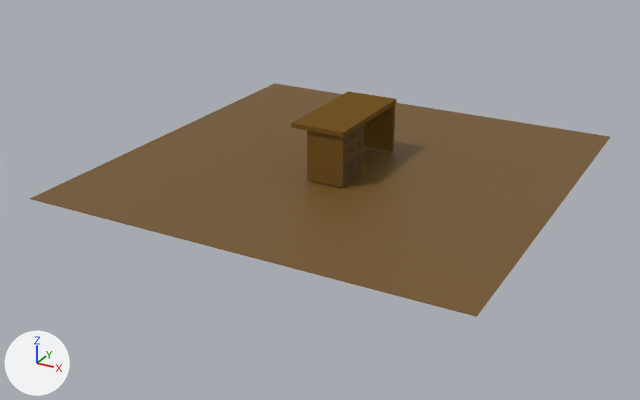
The Blender file src/assets/desk.blend as it was, and as the next commit left it.
Camera for both pictures: a 50 mm lens placed at (44.6, -87.2, 39.5), pointed at (-1.2, -4.0, -2.1). The lights are fixed; the arrows at lower left show +X, +Y and +Z.
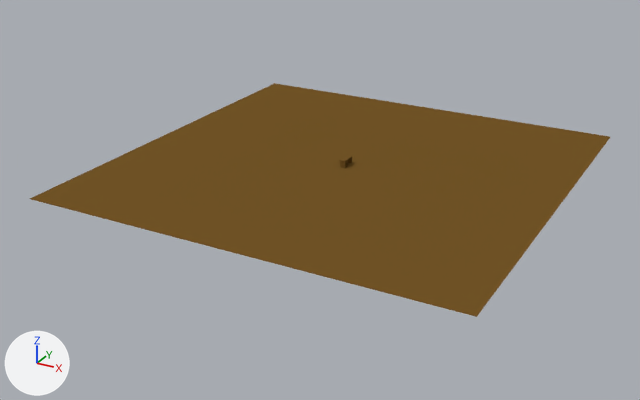
Where the change shows, as pixel boxes (x1, y1, x2, y2) in the pictures (640 x 400 px):
'Plane', surface changed: (30, 83, 610, 317) in both
'Cube', moved, rescaled (87% narrower, 86% shorter): before (291, 91, 397, 187); after (339, 155, 352, 168)

What the commit changed:
In material 'Ground' (mat_ground), specular_ior_level is now set to 0.0.
Object 'Cube' (ob_cube) moves from (0.0, 0.0, 7.63) to (0.0, 0.0, 2.02).
Object 'Cube' (ob_cube) is rescaled from (-3.25, -6.9, -0.277) to (-0.443, -0.94, -0.0377).
